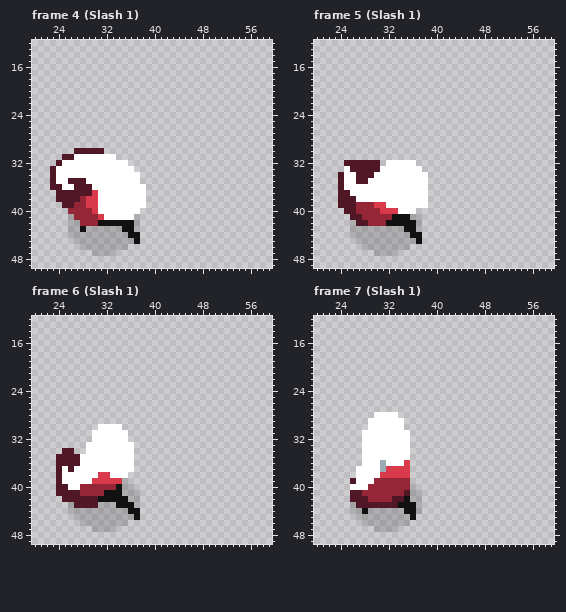
Edited in one commit: pixel-art file (마왕님은 공사중 스프라이트/주인공 스프라이트/Elf Back Side.aseprite). The first picture shows the starting point.
64x64 pixels, 51 frames. Colours within 5 levels of each other are drawn and written as one. Shown: frame 4 (Slash 1): x 20..59, y 12..49; frame 5 (Slash 1): x 20..59, y 12..49; frame 6 (Slash 1): x 20..59, y 12..49; frame 7 (Slash 1): x 20..59, y 12..49. The commit also changed other frames, which this record leaves out.
And afterwards:
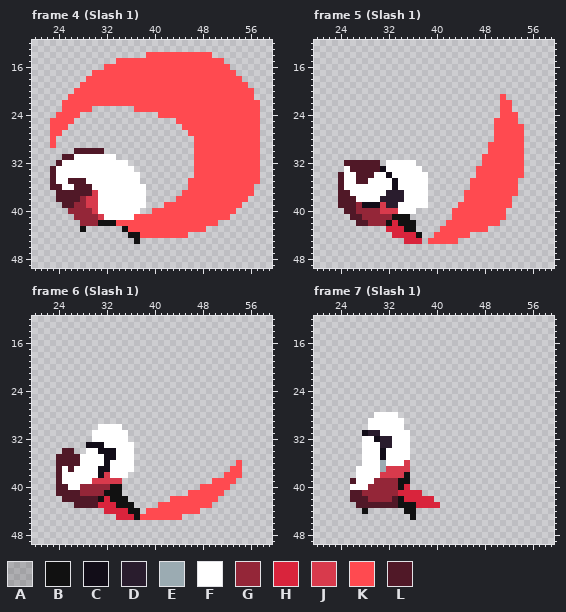
Palette (. is transparent): A #00000026  B #111111  C #120d18  D #291c2d  E #9babb2  F #ffffff  G #942638  H #d9243c  J #d83a4c  K #ff4a50  L #501827
Difference:
layer "Layer 1" now hidden
layer "Layer 3" now shown
--- frame 4 (Slash 1)
@@ x 20..59 @@
 13 ........................................
-14 ........................................
-15 ........................................
-16 ........................................
-17 ........................................
-18 ........................................
-19 ........................................
-20 ........................................
-21 ........................................
-22 ........................................
-23 ........................................
-24 ........................................
-25 ........................................
-26 ........................................
-27 ........................................
-28 ........................................
-29 ........................................
-30 .......LLLLL............................
-31 .....LLFFFFFFF..........................
-32 ....LFFFFFFFFFFF........................
-33 ...LFFFFFFFFFFFFF.......................
-34 ...LFFFFFFFFFFFFFF......................
-35 ...LFFLLLFFFFFFFFF......................
-36 ...LLFFLLLFFFFFFFFF.....................
-37 ....LLLLLLJFFFFFFFF.....................
-38 ....LLLLGJJFFFFFFFF.....................
-39 .....LLGGJJFFFFFFFF.....................
-40 ......GGGGJFFFFFFF......................
-41 ......AGGGGJFFFFFA......................
-42 ......AAGGGBBBBBBA......................
-43 ......AABAAAAAABBA......................
-44 ......AAAAAAAAAABB......................
-45 .......AAAAAAAAAAB......................
-46 ........AAAAAAAA........................
-47 ..........AAAA..........................
+14 ...................KKKKKKKKKKK..........
+15 ..............KKKKKKKKKKKKKKKKKK........
+16 ............KKKKKKKKKKKKKKKKKKKKK.......
+17 ..........KKKKKKKKKKKKKKKKKKKKKKKK......
+18 .........KKKKKKKKKKKKKKKKKKKKKKKKKK.....
+19 ........KKKKKKKKKKKKKKKKKKKKKKKKKKKK....
+20 .......KKKKKKKKKKKKKKKKKKKKKKKKKKKKKK...
+21 ......KKKKKKKKKKKKKKKKKKKKKKKKKKKKKKK...
+22 .....KKKKKKKKKKKKKKKKKKKKKKKKKKKKKKKKK..
+23 .....KKKKK.......KKKKKKKKKKKKKKKKKKKKK..
+24 ....KKKK.............KKKKKKKKKKKKKKKKK..
+25 ...KKKK.................KKKKKKKKKKKKKK..
+26 ...KKK...................KKKKKKKKKKKKK..
+27 ...KK.....................KKKKKKKKKKKK..
+28 ...K.......................KKKKKKKKKKK..
+29 ...K.......................KKKKKKKKKKK..
+30 .......LLLLL...............KKKKKKKKKKK..
+31 .....LLFFFFFFF.............KKKKKKKKKKK..
+32 ....LFFFFFFFFFFF...........KKKKKKKKKKK..
+33 ...LFFFFFFFFFFFFF..........KKKKKKKKKKK..
+34 ...LFFFFFFFFFFFFFF.........KKKKKKKKKKK..
+35 ...LFFLLLFFFFFFFFF........KKKKKKKKKKKK..
+36 ...LLFFLLLFFFFFFFFF.......KKKKKKKKKKK...
+37 ....LLLLLLJFFFFFFFF......KKKKKKKKKKKK...
+38 ....LLLLGJJFFFFFFFF.....KKKKKKKKKKKK....
+39 .....LLGGJJFFFFFFFF...KKKKKKKKKKKKK.....
+40 ......GGGGJFFFFFFF..KKKKKKKKKKKKKK......
+41 .......GGGGJFFFFFKKKKKKKKKKKKKKKK.......
+42 ........GGGBBBKKKKKKKKKKKKKKKKK.........
+43 ........B......BKKKKKKKKKKKKK...........
+44 ................BBKKKKKKKK..............
+45 .................B......................
+46 ........................................
+47 ........................................
 48 ........................................
--- frame 5 (Slash 1)
@@ x 20..59 @@
 20 ........................................
-21 ........................................
-22 ........................................
-23 ........................................
-24 ........................................
-25 ........................................
-26 ........................................
-27 ........................................
-28 ........................................
-29 ........................................
-30 ........................................
-31 ........................................
-32 .....LLLLLL.FFFFF.......................
-33 .....FLLLLLFFFFFFF......................
-34 ....LFFLLLFFFFFFFFF.....................
-35 ....LFFLLFFFFFFFFFF.....................
-36 ....LFFFFFFFFFFFFFF.....................
-37 ....LLFFFFFFFFFFFFF.....................
-38 ....LLLFFFFFFFFFFFF.....................
-39 ....LLLGGGJJFFFFFFF.....................
-40 .....LLGGGGJJJFFF.......................
-41 ......LLGGGGGBBBAA......................
-42 ......ALLGGGBBBBBA......................
-43 ......AAAAAAAAABBA......................
-44 ......AAAAAAAAAABB......................
-45 .......AAAAAAAAAAB......................
-46 ........AAAAAAAA........................
-47 ..........AAAA..........................
+21 ...............................K........
+22 ...............................KK.......
+23 ...............................KK.......
+24 ...............................KKK......
+25 ..............................KKKK......
+26 ..............................KKKKK.....
+27 ..............................KKKKK.....
+28 ..............................KKKKK.....
+29 .............................KKKKKK.....
+30 .............................KKKKKK.....
+31 ............................KKKKKKK.....
+32 .....LLLLLL.FFFFF...........KKKKKKK.....
+33 .....FLLLLLCFFFFFF.........KKKKKKKK.....
+34 ....LFFLLLFFCFFFFFF........KKKKKKKK.....
+35 ....LFFLLFFFFCFFFFF.......KKKKKKKK......
+36 ....LFFFFFFFFCFFFFF.......KKKKKKKK......
+37 ....LLFFFFFFDDDFFFF......KKKKKKKKK......
+38 ....LLLFFFFDDDDFFFF......KKKKKKKK.......
+39 ....LLLGCCCJDDFFFFF.....KKKKKKKKK.......
+40 .....LLGGGGJJJFFF......KKKKKKKKK........
+41 ......LLGGGGGBBB.......KKKKKKKKK........
+42 .......LLGGGBHBBB.....KKKKKKKKK.........
+43 ............HHHBB....KKKKKKKK...........
+44 .............HHHHB..KKKKKK..............
+45 ...............HHH.KKKKK................
+46 ........................................
+47 ........................................
 48 ........................................
--- frame 6 (Slash 1)
@@ x 20..59 @@
 32 ..........FFFFFF........................
-33 .........FFFFFFFF.......................
-34 .....LL..FFFFFFFF.......................
-35 ....LLLLFFFFFFFFF.......................
-36 ....LLLLFFFFFFFFF.......................
-37 ....LFLFFFFFFFFFF.......................
-38 ....LFFFFFFJJFFF........................
-39 ....LFFFFFJJJJJA........................
-40 ....LLFFGGGGGGBAA.......................
-41 ....LLLLGGGGBBBAAA......................
-42 .....LLLLLLBBBBBAA......................
-43 ......ALLLLAAABBBA......................
-44 ......AAAAAAAAAABB......................
-45 .......AAAAAAAAAAB......................
-46 ........AAAAAAAA........................
-47 ..........AAAA..........................
+33 .........CCCFFFFF.......................
+34 .....LL..FFCCCFFF.......................
+35 ....LLLLFFFFCCFFF.......................
+36 ....LLLLFFFFCFFFF.................K.....
+37 ....LFLFFFFCCFFFF................KK.....
+38 ....LFFFFFFCJFFF................KKK.....
+39 ....LFFFFFJJJJJ...............KKKK......
+40 ....LLFFGGGGGBB.............KKKKK.......
+41 ....LLLLGGGGBBB...........KKKKKK........
+42 .....LLLLLLBHBBB.......KKKKKKKK.........
+43 .......LLLLHHHBBB....KKKKKKKKK..........
+44 ............HHHHBB.KKKKKKKKK............
+45 ..............HHHBKKKKKKK...............
+46 ........................................
+47 ........................................
 48 ........................................
--- frame 7 (Slash 1)
@@ x 24..42 @@
 30 .....FFFFFF........
-31 ....FFFFFFFF.......
-32 ....FFFFFFFF.......
-33 ....FFFFFFFF.......
-34 ....FFFFFFFF.......
-35 ....FFFFFFFF.......
+31 ....CDDFFFFF.......
+32 ....FFCDDFFF.......
+33 ....FFFDDFFF.......
+34 ....FFFCFFFF.......
+35 ....FFFCFFFF.......
 36 ....FFFEFFFJ.......
 37 ...FFFFEJJJJ.......
-38 ...FFFFJJJJJ.......
-39 ..LFFFGGGGGG.......
-40 ..FFFGGGGGGGA......
-41 ..LLGGGGGGGLAA.....
-42 ..LLLGGGGLLBAA.....
-43 ..ALLLLLLLBBBA.....
-44 ..AABAAAAAABBA.....
-45 ...AAAAAAAAAB......
-46 ....AAAAAAAA.......
-47 ......AAAA.........
+38 ...FFFFJJJJB.......
+39 ..LFFFGGGGBB.......
+40 ..FFFGGGGGBH.......
+41 ..LLGGGGGGHHHH.....
+42 ..LLLGGGGLBHHHHH...
+43 ...LLLLLLLBBBHHHH..
+44 ....B......BB......
+45 ............B......
+46 ...................
+47 ...................
 48 ...................
Pixel boxes of the changes (left, top, right, bottom) in both pictures:
changed: (50, 52, 260, 256)
changed: (350, 94, 524, 256)
changed: (68, 442, 242, 532)
changed: (350, 430, 440, 532)
